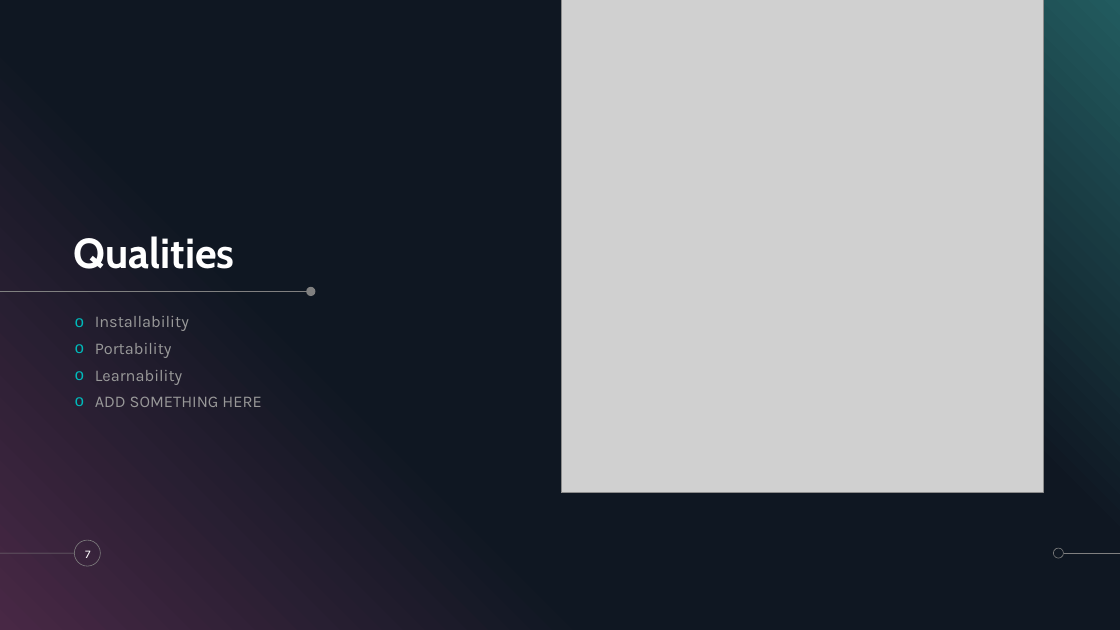
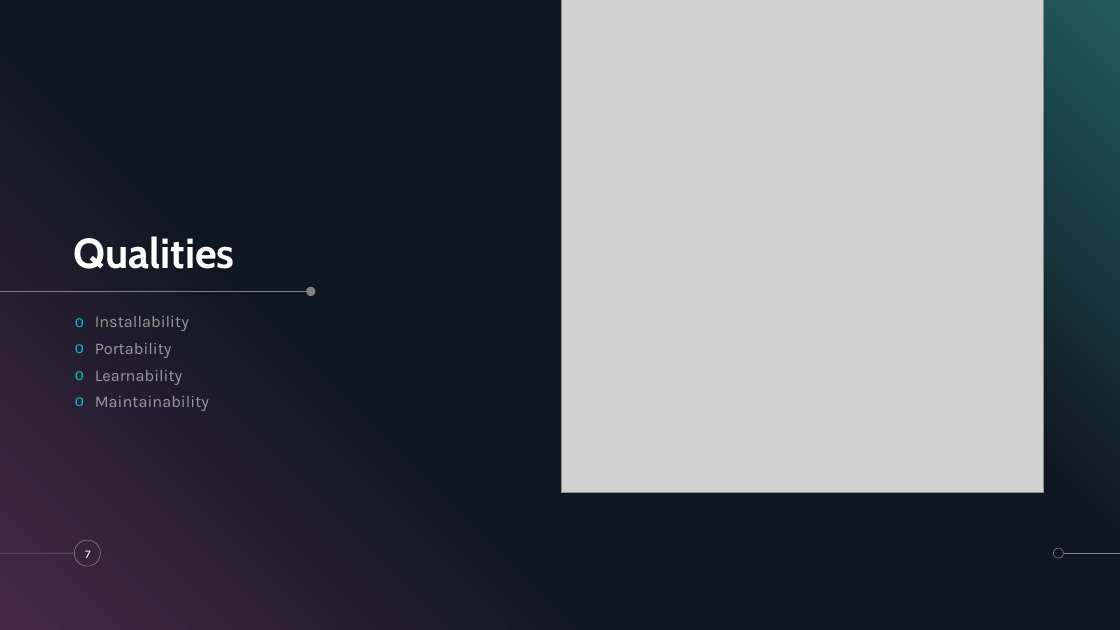
Before and after one commit to Deffdread/RDB-V2-Chatbot, a slide deck: slide 7 of Documents/3XA3_Presentation_2.pptx. Drawn at 1120x630 pixels with LibreOffice and Linux fonts; fonts in the diff are those of the drawing; grey boxes stand for pictures. Boxes give left, top, right and bottom in pixels: in the first picture for what was removed or moved away, otherwise in the second. Text is boxed around its words. In the diff, an @@ line names an element or a change of style, - is before the commit and + after.

```diff
--- a/Documents/3XA3_Presentation_2.pptx
+++ b/Documents/3XA3_Presentation_2.pptx
@@ text at bbox=[95, 396, 209, 411]: text changed @@
-o ADD SOMETHING HERE
+o Maintainability
```
Also in this commit, not shown: 2 other slides changed.
